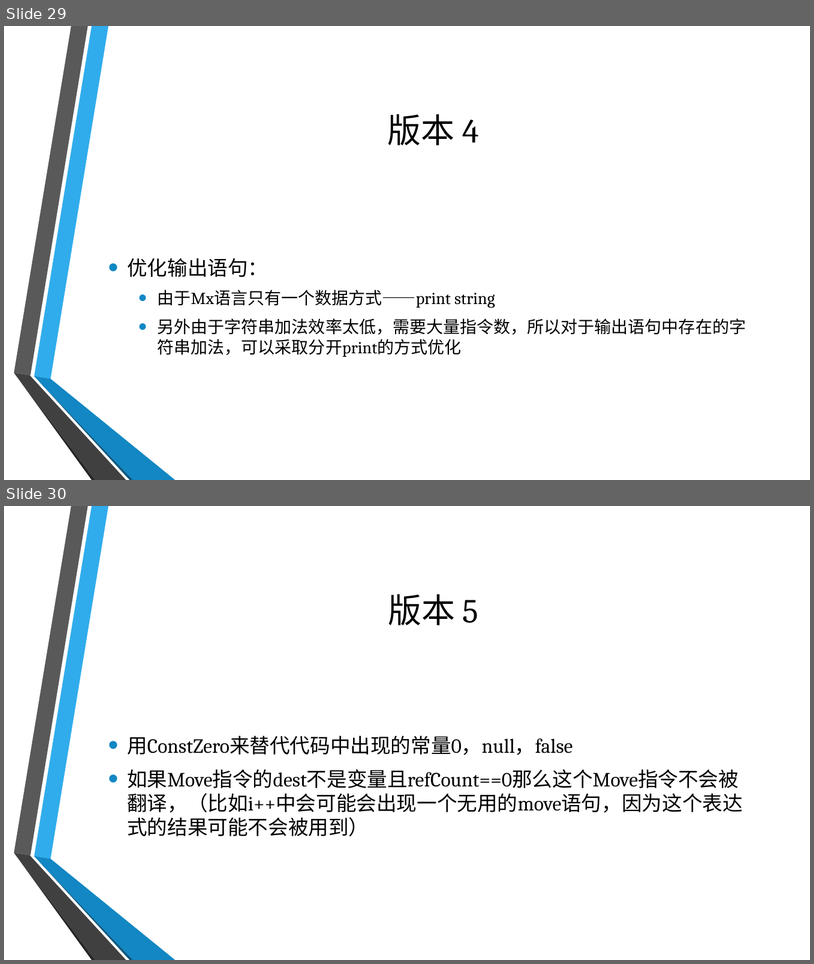
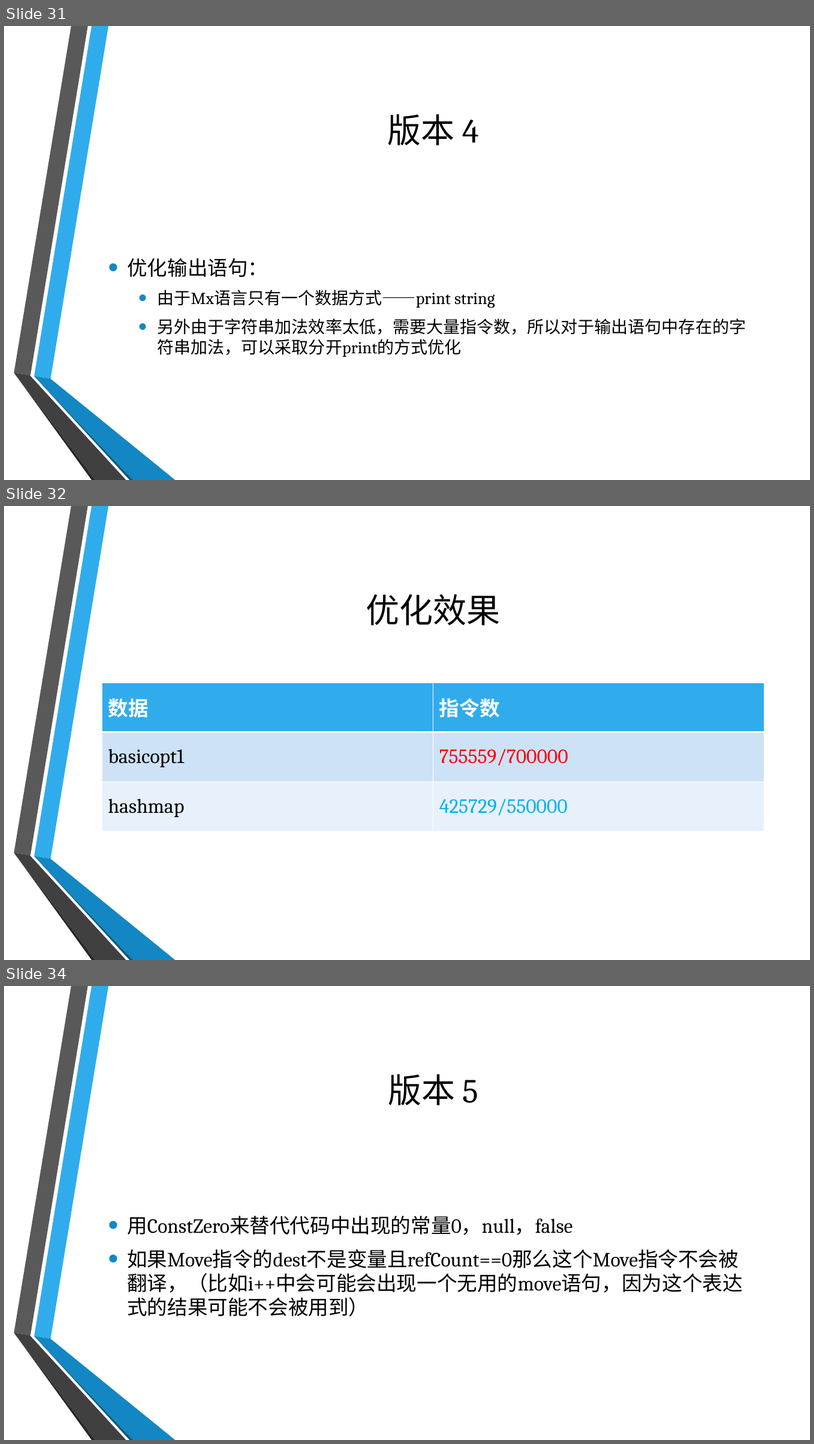
Before and after one commit to BreakVoid/Mental, a slide deck: slide/slide.pptx. Shown one above the other, each under a label of ours: slides 29 and 30 before the commit, slides 31, 32 and 34 after it; the slides between them are not shown. The pictures are 814x964 and 814x1444 pixels, drawn with LibreOffice and Linux fonts; fonts in the diff are those of the drawing; background and template pictures are left out. Boxes give left, top, right and bottom in pixels: in the first picture for what was removed or moved away, otherwise in the second. Text is boxed around its words. In the diff, an @@ line names an element or a change of style, - is before the commit and + after.

```diff
--- a/slide/slide.pptx
+++ b/slide/slide.pptx
@@ slide 32 added at (4, 506, 810, 960), background picture (left out); not listed: 6 template elements that a slide beside it also shows @@
@@ title added at (366, 594, 501, 625), 40 pt, text #000000 @@
+优化效果
@@ table added at (102, 682, 765, 831), 3 rows, 2 columns @@
+数据 | 指令数
+basicopt1 | 755559/700000
+hashmap | 425729/550000
@@ what was slide 29 is now slide 31 @@
@@ what was slide 30 is now slide 34 @@
```
Also in this commit, not shown: 6 other slides added.
